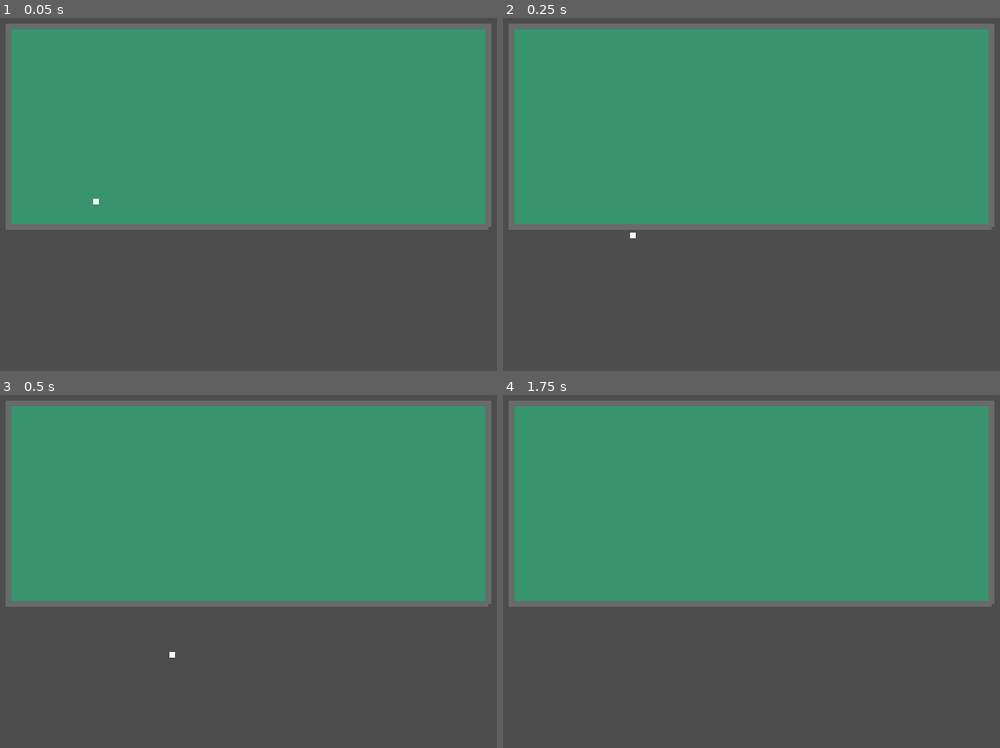
Above: before the commit, frames 1-4 (two rows, left to right).
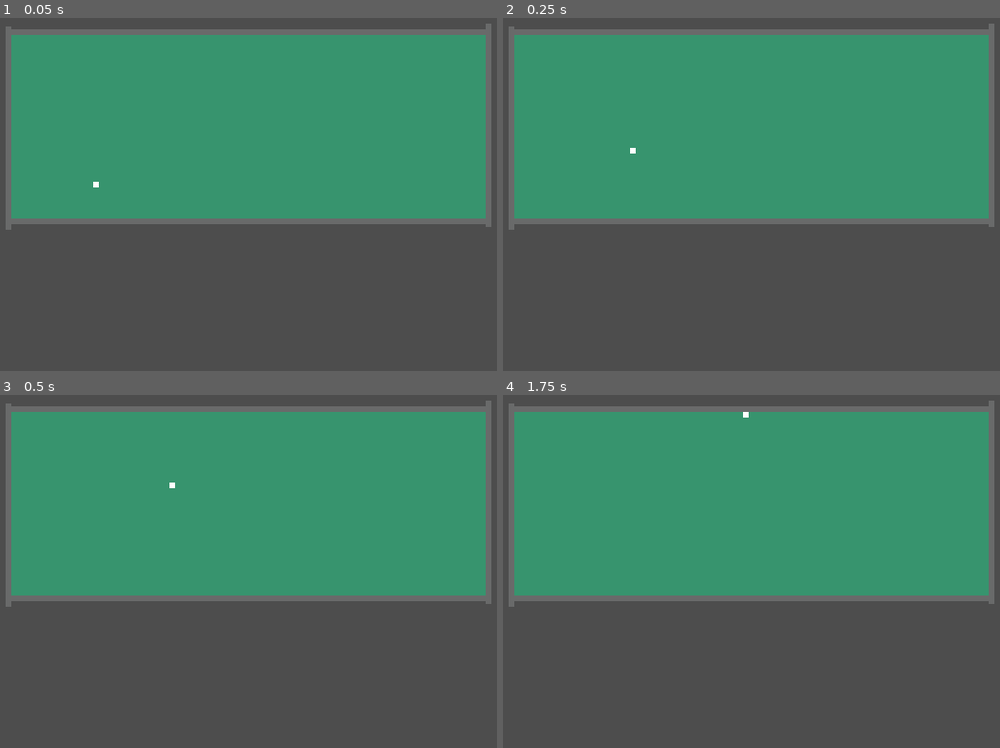
Above: after the commit, the same moments.

Repository: lognasmeow/hole-in-one
Game: Godot game, scene res://Maps/testArea.tscn
Same seed, same stepped clock (60 frames per second), same inputs: the game is played once before the commit and once after it.
Inputs (mouse positions are in pixels of both pictures, inside the frame that each line leads up to):
- Up to frame 1 (0.05 s): no input
- Up to frame 2 (0.25 s): no input
- Up to frame 3 (0.5 s): no input
- Up to frame 4 (1.75 s): tap Enter at 0.5 s; move the mouse to (875, 430) at 0.52 s; press the mouse at (875, 430) at 0.53 s; tap Space at 1.25 s; move the mouse to (572, 493) at 1.27 s; release the mouse at (572, 493) at 1.28 s; click (572, 493) at 1.35 s

The runs differ from the first frame. In frame 1, 6.2% of the frame differs, in the area x 1-99%, y 1-60%; in frame 2, 6.2%; in frame 3, 6.2%; in frame 4, 6.1%.

Commit message:
this sucks

Diff:
--- a/hole-in-one/Assets/Objects/Golf Ball/golfBall.tscn
+++ b/hole-in-one/Assets/Objects/Golf Ball/golfBall.tscn
@@ -1,9 +1,19 @@
-[gd_scene load_steps=3 format=3 uid="uid://b46m2qm6m650y"]
+[gd_scene load_steps=4 format=3 uid="uid://b46m2qm6m650y"]
 
 [ext_resource type="Texture2D" uid="uid://61o0wx26w73i" path="res://Assets/Objects/Golf Ball/golfBall.png" id="1_6yuli"]
 [ext_resource type="Script" uid="uid://dulpquscai8mh" path="res://Assets/Objects/Golf Ball/golf_ball.gd" id="2_l5oey"]
 
-[node name="GolfBall" type="Sprite2D"]
+[sub_resource type="CircleShape2D" id="CircleShape2D_l5oey"]
+radius = 9.0
+
+[node name="GolfBall" type="CharacterBody2D"]
+collision_layer = 2
+script = ExtResource("2_l5oey")
+
+[node name="Sprite2D" type="Sprite2D" parent="."]
 scale = Vector2(0.125, 0.125)
 texture = ExtResource("1_6yuli")
-script = ExtResource("2_l5oey")
+
+[node name="CollisionShape2D" type="CollisionShape2D" parent="."]
+scale = Vector2(0.125, 0.125)
+shape = SubResource("CircleShape2D_l5oey")
--- a/hole-in-one/Assets/Objects/Golf Ball/golf_ball.gd
+++ b/hole-in-one/Assets/Objects/Golf Ball/golf_ball.gd
@@ -1,13 +1,20 @@
-extends Sprite2D
+extends CharacterBody2D
 
 
 # Called when the node enters the scene tree for the first time.
 func _ready():
 	pass # Replace with function body.
 
-func _process(delta):
-	position.x += 1
-	position.y += 1
+func _physics_process(delta):
+	var speed: float = 1
+	var velocity = Vector2(1, -1)
+	var collision = move_and_collide(velocity * speed)
+
+	if collision:
+		print("collision")
+		velocity = velocity.bounce(collision.get_normal())
+		#velocity *= 0.9
+		#move_and_collide(collision.get_remainder())
 
 
 func hit(direction: Vector2, speed: float):
--- a/hole-in-one/Assets/Objects/Wall/wall.tscn
+++ b/hole-in-one/Assets/Objects/Wall/wall.tscn
@@ -1,6 +1,15 @@
-[gd_scene load_steps=2 format=3 uid="uid://duijsmpstus0j"]
+[gd_scene load_steps=3 format=3 uid="uid://duijsmpstus0j"]
 
 [ext_resource type="Texture2D" uid="uid://bjyt2dy514bqv" path="res://Assets/Objects/Wall/wall.png" id="1_tu3u3"]
 
-[node name="Wall" type="Sprite2D"]
+[sub_resource type="RectangleShape2D" id="RectangleShape2D_tu3u3"]
+size = Vector2(16, 2)
+
+[node name="Wall" type="StaticBody2D"]
+collision_mask = 0
+
+[node name="Sprite2D" type="Sprite2D" parent="."]
 texture = ExtResource("1_tu3u3")
+
+[node name="CollisionShape2D" type="CollisionShape2D" parent="."]
+shape = SubResource("RectangleShape2D_tu3u3")
--- a/hole-in-one/Maps/testArea.tscn
+++ b/hole-in-one/Maps/testArea.tscn
@@ -1,7 +1,7 @@
 [gd_scene load_steps=4 format=3 uid="uid://bx3e86dxgjgnr"]
 
 [ext_resource type="PackedScene" uid="uid://b46m2qm6m650y" path="res://Assets/Objects/Golf Ball/golfBall.tscn" id="1_iocvu"]
-[ext_resource type="Texture2D" uid="uid://bjyt2dy514bqv" path="res://Assets/Objects/Wall/wall.png" id="2_33vcj"]
+[ext_resource type="PackedScene" uid="uid://duijsmpstus0j" path="res://Assets/Objects/Wall/wall.tscn" id="2_rvhc4"]
 [ext_resource type="PackedScene" uid="uid://ctah0p7iam071" path="res://Assets/Objects/Course Components/Ground/ground.tscn" id="3_rvhc4"]
 
 [node name="TestArea" type="Node2D"]
@@ -12,27 +12,27 @@
 
 [node name="Walls" type="Node2D" parent="."]
 
-[node name="Wall" type="Sprite2D" parent="Walls"]
-position = Vector2(139.5, 162)
-scale = Vector2(10.6875, 1)
-texture = ExtResource("2_33vcj")
+[node name="Wall" parent="Walls" instance=ExtResource("2_rvhc4")]
+z_index = 1
+position = Vector2(140, 93)
+scale = Vector2(10.5, 1)
 
-[node name="Wall2" type="Sprite2D" parent="Walls"]
-position = Vector2(140, 91)
-scale = Vector2(10.6875, 1)
-texture = ExtResource("2_33vcj")
+[node name="Wall2" parent="Walls" instance=ExtResource("2_rvhc4")]
+z_index = 1
+position = Vector2(140, 160)
+scale = Vector2(10.5, 1)
 
-[node name="Wall3" type="Sprite2D" parent="Walls"]
-position = Vector2(55, 126)
+[node name="Wall3" parent="Walls" instance=ExtResource("2_rvhc4")]
+z_index = 1
+position = Vector2(55, 127)
 rotation = -1.5707964
-scale = Vector2(4.491752, 1)
-texture = ExtResource("2_33vcj")
+scale = Vector2(4.45, 1)
 
-[node name="Wall4" type="Sprite2D" parent="Walls"]
-position = Vector2(225, 126)
+[node name="Wall4" parent="Walls" instance=ExtResource("2_rvhc4")]
+z_index = 1
+position = Vector2(225, 125.99999)
 rotation = -1.5707964
-scale = Vector2(4.491752, 1)
-texture = ExtResource("2_33vcj")
+scale = Vector2(4.45, 1)
 
 [node name="Ground" parent="." instance=ExtResource("3_rvhc4")]
 position = Vector2(140, 126.5)
--- a/hole-in-one/project.godot
+++ b/hole-in-one/project.godot
@@ -30,6 +30,11 @@
 ]
 }
 
+[layer_names]
+
+2d_physics/layer_1="Walls"
+2d_physics/layer_2="Ball"
+
 [rendering]
 
 textures/canvas_textures/default_texture_filter=0
